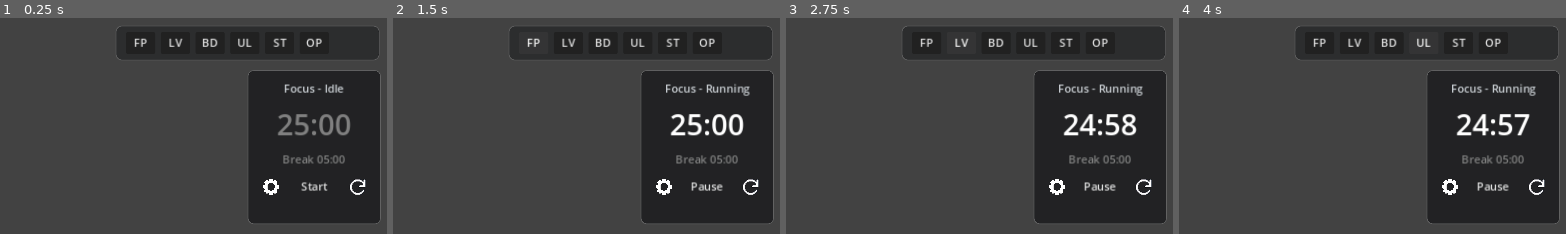
Above: before the commit, frames 1-4 (left to right).
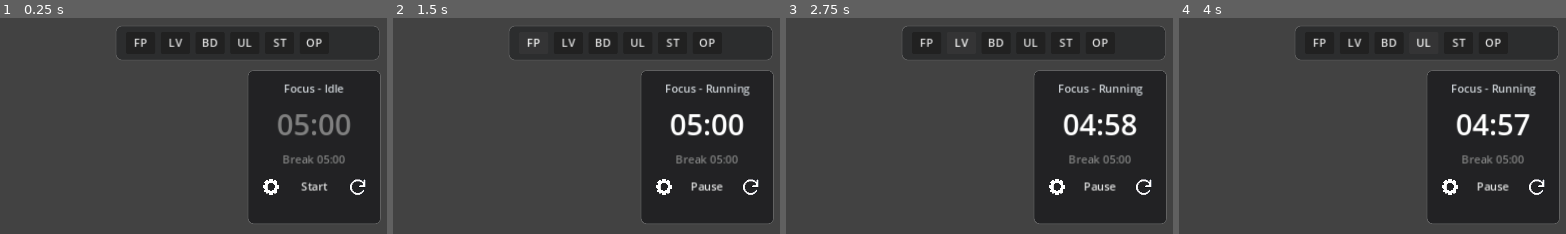
Above: after the commit, the same moments.

Repository: sango354/Pomodoro
Game: Godot game, scene res://scenes/main.tscn
The game is run twice, just before and just after one commit, with the same random seed, the same clock (stepped at 60 frames per second) and the same inputs. Video files are missing from this copy of the repository; at most half a second of black plays in their place. Sound files missing from this copy of the repository are replaced by a short silence.
Inputs:
- Up to frame 1 (0.25 s): no input
- Up to frame 2 (1.5 s): click "Start" at 0.5 s; click "FP" at 1.25 s
- Up to frame 3 (2.75 s): click "LV" at 2 s
- Up to frame 4 (4 s): click "BD" at 2.75 s; click "UL" at 3.5 s
The pictures show only the part of the screen within x 50-100%, y 0-50%; the shares and areas given below are measured in that part.

The runs differ from the first frame. In frame 1, 0.2% of the frame differs, in the area x 71-76%, y 44-55%; in frame 2, 0.2%; in frame 3, 0.2%; in frame 4, 0.2%.

Commit message:
ambient companion prompt 正常出現 localization/options 驗證通過 Break Video 正確播放 Break 倒數中切換 Break Video 不再即時播放/關閉 預設專注時間改為 5 分鐘，Settings 與右側番茄鐘同步

Diff:
--- a/game/scripts/break_media_controller.gd
+++ b/game/scripts/break_media_controller.gd
@@ -17,8 +17,6 @@
 
 func set_enabled(enabled: bool) -> void:
 	break_media_enabled = enabled
-	if not break_media_enabled:
-		stop_break_media()
 
 
 func set_media_path(path: String) -> void:
--- a/game/scripts/main_game.gd
+++ b/game/scripts/main_game.gd
@@ -20,6 +20,8 @@
 const DEFAULT_BREAK_MEDIA_PATH := "res://assets/videos/break/video.mp4"
 const SETTINGS_PANEL_WIDTH := 264
 const TIMER_RAIL_WIDTH := 190
+const DEFAULT_FOCUS_MINUTES := 5
+const DEFAULT_BREAK_MINUTES := 5
 const MIN_REWARDABLE_SESSION_SEC := 300
 const BASE_FOCUS_POINTS := 20
 const BASE_BOND := 10
@@ -28,12 +30,13 @@
 const TASK_BONUS_XP := 10
 const AMBIENT_PROMPT_FOCUS_INTERVAL_SEC := 8 * 60
 const AMBIENT_PROMPT_IDLE_INTERVAL_SEC := 3 * 60
+const AMBIENT_PROMPT_INITIAL_IDLE_SEC := 20.0
 const AMBIENT_PROMPT_VISIBLE_SEC := 8.0
 
 var app_state := "idle"
 var session_mode := "focus"
 var result_dismissed := false
-var planned_duration_sec := 25 * 60
+var planned_duration_sec := DEFAULT_FOCUS_MINUTES * 60
 var elapsed_sec := 0.0
 var session_started_at := ""
 var active_task_id := ""
@@ -84,8 +87,8 @@
 var level_label: Button
 var bond_label: Button
 var stats_label: Label
-var duration_minutes := 25
-var break_duration_minutes := 5
+var duration_minutes := DEFAULT_FOCUS_MINUTES
+var break_duration_minutes := DEFAULT_BREAK_MINUTES
 var auto_restart_enabled := false
 var alarm_enabled := false
 var timer_settings: Node
@@ -101,6 +104,7 @@
 var interaction_history: Array = []
 var ambient_prompt_elapsed_sec := 0.0
 var ambient_prompt_visible_sec := 0.0
+var ambient_prompt_has_shown := false
 var unlocks_label: Button
 var stats_button: Button
 
@@ -491,8 +495,11 @@
 		return
 	ambient_prompt_elapsed_sec += delta
 	var interval := AMBIENT_PROMPT_FOCUS_INTERVAL_SEC if app_state == "running" else AMBIENT_PROMPT_IDLE_INTERVAL_SEC
+	if app_state == "idle" and not ambient_prompt_has_shown:
+		interval = AMBIENT_PROMPT_INITIAL_IDLE_SEC
 	if ambient_prompt_elapsed_sec >= interval:
 		ambient_prompt_elapsed_sec = 0.0
+		ambient_prompt_has_shown = true
 		_show_ambient_prompt()
 
 
@@ -749,15 +756,9 @@
 	break_media_enabled = not break_media_enabled
 	if option_controller != null and option_controller.has_method("refresh_break_media"):
 		option_controller.refresh_break_media(break_media_enabled)
-	if break_media_controller != null and break_media_controller.has_method("set_enabled"):
+	var is_break_running := session_mode == "short_break" and app_state == "running"
+	if not is_break_running and break_media_controller != null and break_media_controller.has_method("set_enabled"):
 		break_media_controller.set_enabled(break_media_enabled)
-	if session_mode == "short_break" and app_state == "running":
-		if break_media_enabled:
-			_hide_break_interaction()
-			if not _start_break_media():
-				_show_break_interaction()
-		else:
-			_show_break_interaction()
 	_save_game()
 
 
@@ -916,6 +917,7 @@
 		break_duration_minutes = int(timer_settings.get("break_minutes", break_duration_minutes))
 		auto_restart_enabled = bool(timer_settings.get("auto_restart", auto_restart_enabled))
 		alarm_enabled = bool(timer_settings.get("alarm", alarm_enabled))
+	planned_duration_sec = duration_minutes * 60
 	var music_state = parsed.get("music_state", {})
 	if typeof(music_state) == TYPE_DICTIONARY:
 		saved_music_path = str(music_state.get("current_path", saved_music_path))
--- a/game/scripts/timer_rail_controller.gd
+++ b/game/scripts/timer_rail_controller.gd
@@ -7,6 +7,8 @@
 const ICON_RESET_PATH := "res://assets/icons/reset.png"
 const ICON_SETTINGS_PATH := "res://assets/icons/settings.png"
 const TIMER_RAIL_WIDTH := 190
+const DEFAULT_FOCUS_MINUTES := 5
+const DEFAULT_BREAK_MINUTES := 5
 const TIMER_RUNNING_COLOR := Color(1, 1, 1, 1)
 const TIMER_INACTIVE_COLOR := Color(0.5, 0.5, 0.5, 1)
 
@@ -19,10 +21,10 @@
 var localizer
 var _last_app_state := "idle"
 var _last_session_mode := "focus"
-var _last_planned_duration_sec := 25 * 60
+var _last_planned_duration_sec := DEFAULT_FOCUS_MINUTES * 60
 var _last_elapsed_sec := 0.0
-var _last_duration_minutes := 25
-var _last_break_duration_minutes := 5
+var _last_duration_minutes := DEFAULT_FOCUS_MINUTES
+var _last_break_duration_minutes := DEFAULT_BREAK_MINUTES
 
 
 func setup(parent: Control, localization_service = null) -> void:
@@ -119,12 +121,12 @@
 	box.add_child(phase_label)
 
 	timer_label = Label.new()
-	timer_label.text = "25:00"
+	timer_label.text = _format_time(DEFAULT_FOCUS_MINUTES * 60)
 	timer_label.horizontal_alignment = HORIZONTAL_ALIGNMENT_CENTER
 	timer_label.add_theme_font_size_override("font_size", 42)
 	box.add_child(timer_label)
 
-	break_time_label = _new_muted_label(_trf("timer.break_label", {"time": "05:00"}))
+	break_time_label = _new_muted_label(_trf("timer.break_label", {"time": _format_time(DEFAULT_BREAK_MINUTES * 60)}))
 	break_time_label.name = "BreakLabel"
 	break_time_label.horizontal_alignment = HORIZONTAL_ALIGNMENT_CENTER
 	box.add_child(break_time_label)
Binary file changed: game/data/localization.de.translation
Binary file changed: game/data/localization.en.translation
Binary file changed: game/data/localization.es_ES.translation
Binary file changed: game/data/localization.fr.translation
Binary file changed: game/data/localization.it.translation
Binary file changed: game/data/localization.ja.translation
Binary file changed: game/data/localization.ko.translation
Binary file changed: game/data/localization.pt_BR.translation
Binary file changed: game/data/localization.ru.translation
Binary file changed: game/data/localization.zh_CN.translation
Binary file changed: game/data/localization.zh_TW.translation
Not shown, changed: docs/product-spec/engineering/current-progress.md
(and 2 more such lines)
